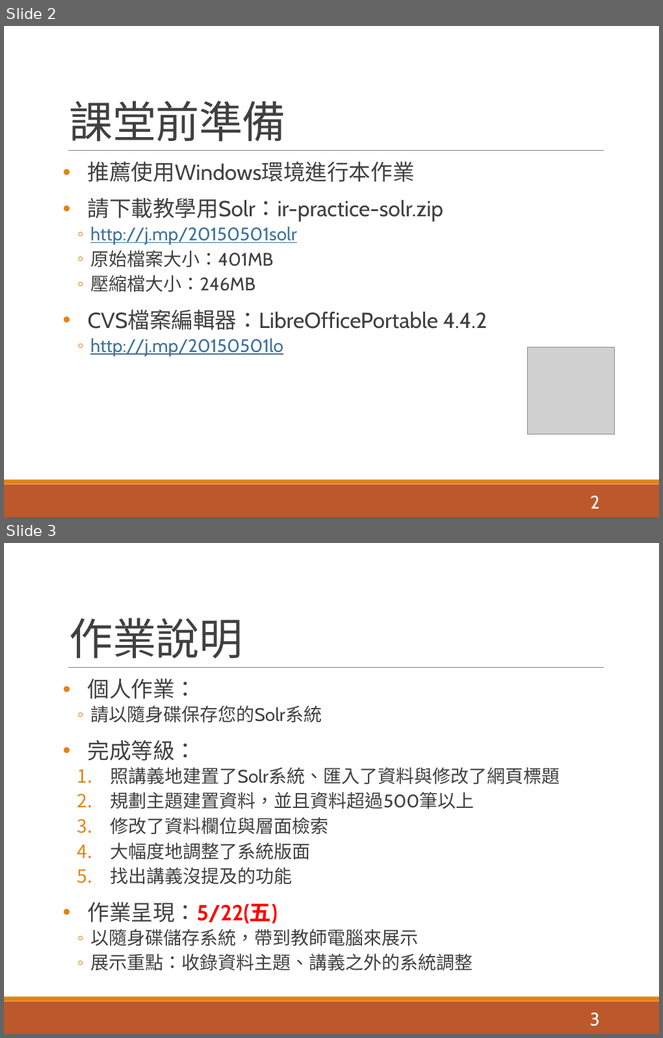
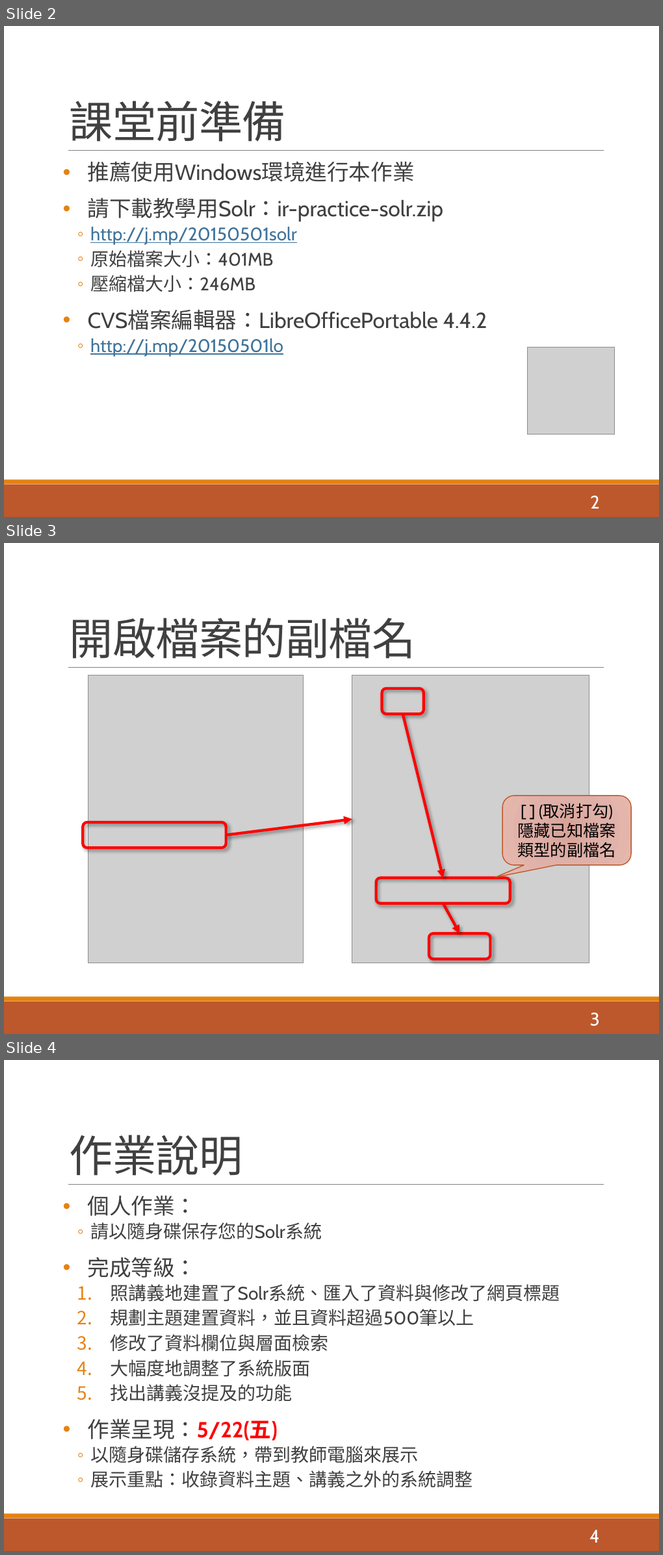
Before and after one commit to pulipulichen/ir-practice-solr, a slide deck: Apache Solr教學介紹.pptx. Shown one above the other, each under a label of ours: slides 2 and 3 before the commit, slides 2, 3 and 4 after it. The pictures are 663x1038 and 663x1555 pixels, drawn with LibreOffice and Linux fonts; fonts in the diff are those of the drawing; grey boxes stand for pictures. Boxes give left, top, right and bottom in pixels: in the first picture for what was removed or moved away, otherwise in the second. Text is boxed around its words. In the diff, an @@ line names an element or a change of style, - is before the commit and + after.

```diff
--- a/Apache Solr教學介紹.pptx
+++ b/Apache Solr教學介紹.pptx
@@ slide 3 added at bbox=[4, 543, 659, 1034], background #FFFFFF; not listed: 3 template elements that a slide beside it also shows @@
@@ title added at bbox=[70, 618, 415, 659], 48 pt, text #404040 @@
+開啟檔案的副檔名
@@ picture added at bbox=[88, 676, 303, 964] @@
@@ picture added at bbox=[352, 676, 589, 964] @@
@@ rounded rectangle added at bbox=[382, 689, 424, 714], outline #FF0000 3 pt @@
@@ arrow added from (403, 714) to (443, 878), #FF0000 3 pt @@
@@ rounded speech box added at bbox=[503, 796, 631, 865], fill gradient #D7A197 to #DEB1A8 to #E6B7AE, outline #BD582C 1 pt, 18 pt, text #000000 @@
+[ ] (取消打勾)
+隱藏已知檔案類型的副檔名
@@ rounded rectangle added at bbox=[83, 823, 226, 849], outline #FF0000 3 pt @@
@@ arrow added from (226, 835) to (352, 819), #FF0000 3 pt @@
@@ rounded rectangle added at bbox=[376, 878, 510, 904], outline #FF0000 3 pt @@
@@ arrow added from (443, 903) to (460, 934), #FF0000 3 pt @@
@@ rounded rectangle added at bbox=[429, 934, 491, 959], outline #FF0000 3 pt @@
@@ page number added at bbox=[590, 1013, 600, 1027], 20 pt, text #FFFFFF @@
+3
@@ what was slide 3 is now slide 4 @@
@@ page number at bbox=[590, 1530, 600, 1543]: text changed @@
-3
+4
```
Also in this commit, not shown: 6 slides changed, 4 other slides added, 6 other files.
